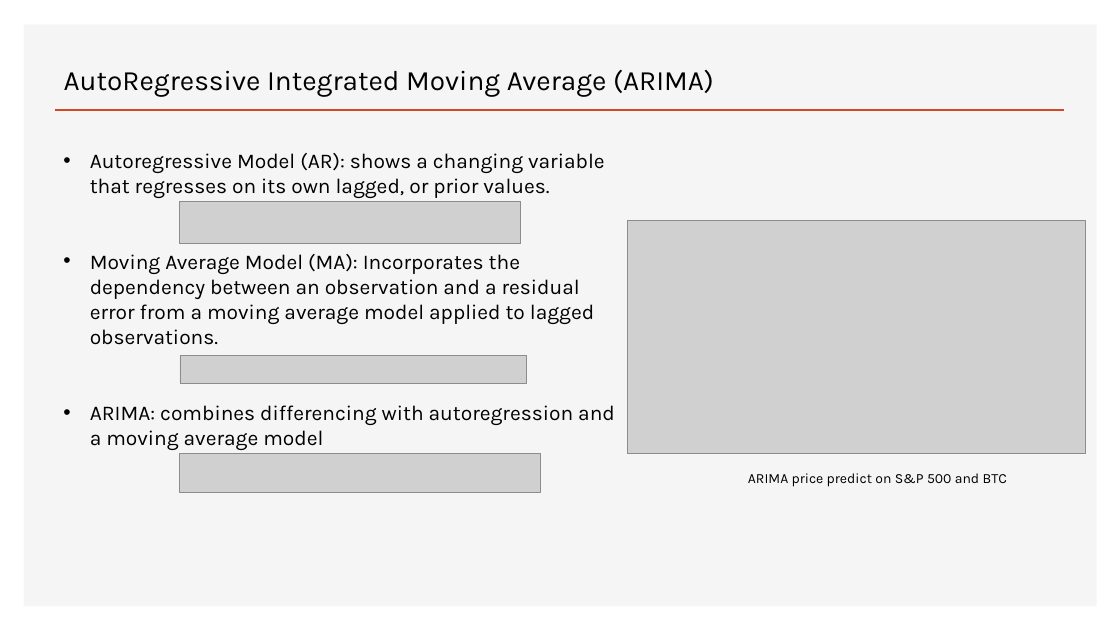
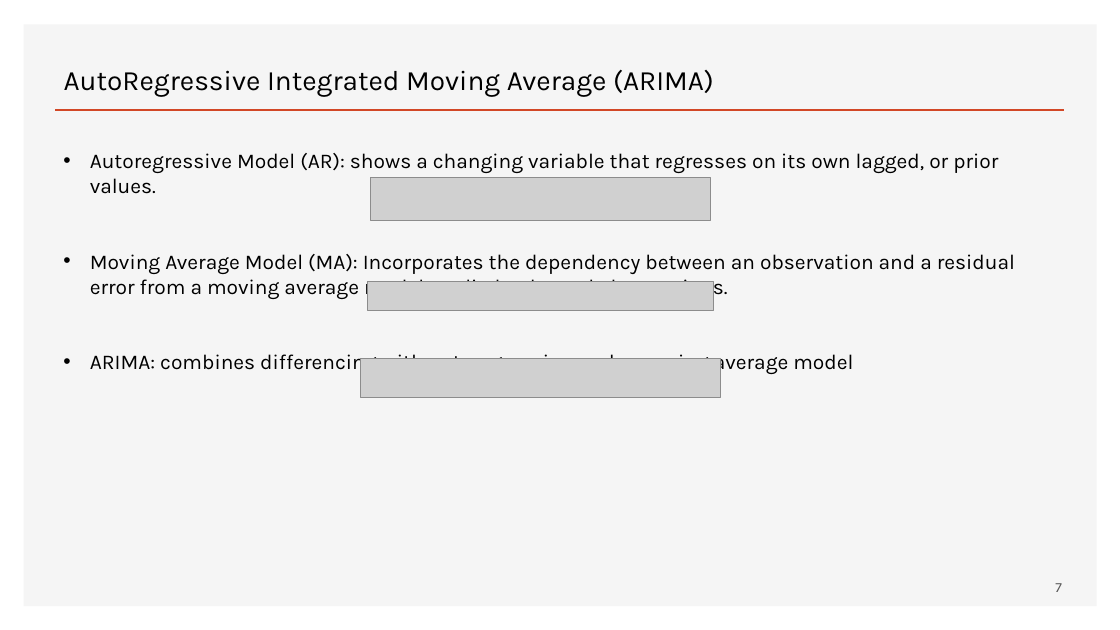
Before and after one commit to hieum98/Stock-Price-Prediction, a slide deck: slide 7 of HieuMan_FinalProj.pptx (slide 5 before the commit). Drawn at 1120x630 pixels with LibreOffice and Linux fonts; fonts in the diff are those of the drawing; grey boxes stand for pictures. Boxes give left, top, right and bottom in pixels: in the first picture for what was removed or moved away, otherwise in the second. Text is boxed around its words. In the diff, an @@ line names an element or a change of style, - is before the commit and + after.

Commit message:
fix slide

```diff
--- a/HieuMan_FinalProj.pptx
+++ b/HieuMan_FinalProj.pptx
@@ text "Autoregressive Model (AR): shows a ..." rewrapped from (x1=90, y1=153, x2=615, y2=450) to (x1=90, y1=153, x2=1015, y2=375) @@
@@ picture moved from (x1=180, y1=202, x2=520, y2=244) to (x1=371, y1=178, x2=711, y2=220) @@
@@ picture removed at (x1=628, y1=221, x2=1086, y2=455) @@
@@ picture moved from (x1=180, y1=355, x2=526, y2=384) to (x1=367, y1=281, x2=713, y2=310) @@
@@ picture moved from (x1=180, y1=454, x2=540, y2=492) to (x1=360, y1=359, x2=721, y2=397) @@
@@ text removed at (x1=748, y1=473, x2=1007, y2=487) @@
-ARIMA price predict on S&P 500 and BTC
@@ page number added at (x1=1055, y1=583, x2=1062, y2=592), 12 pt, text #595959 @@
+7
```
Also in this commit, not shown: 7 other slides changed, 4 slides added.
